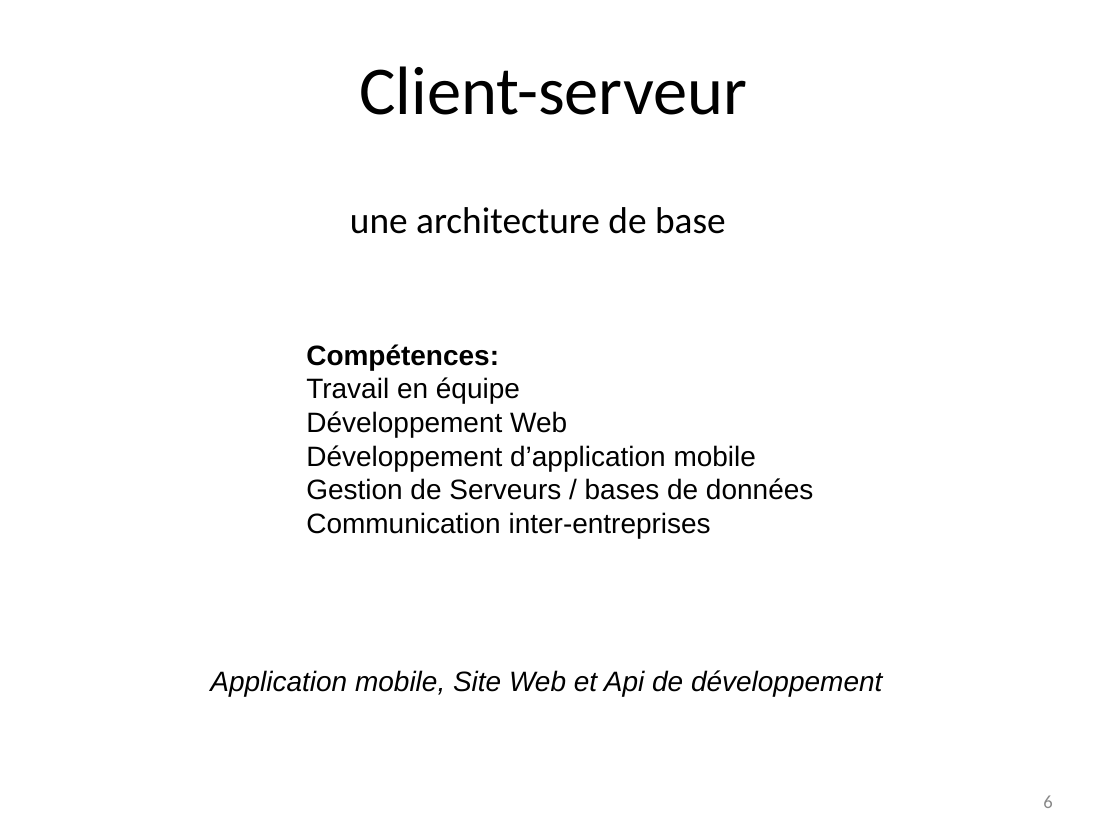
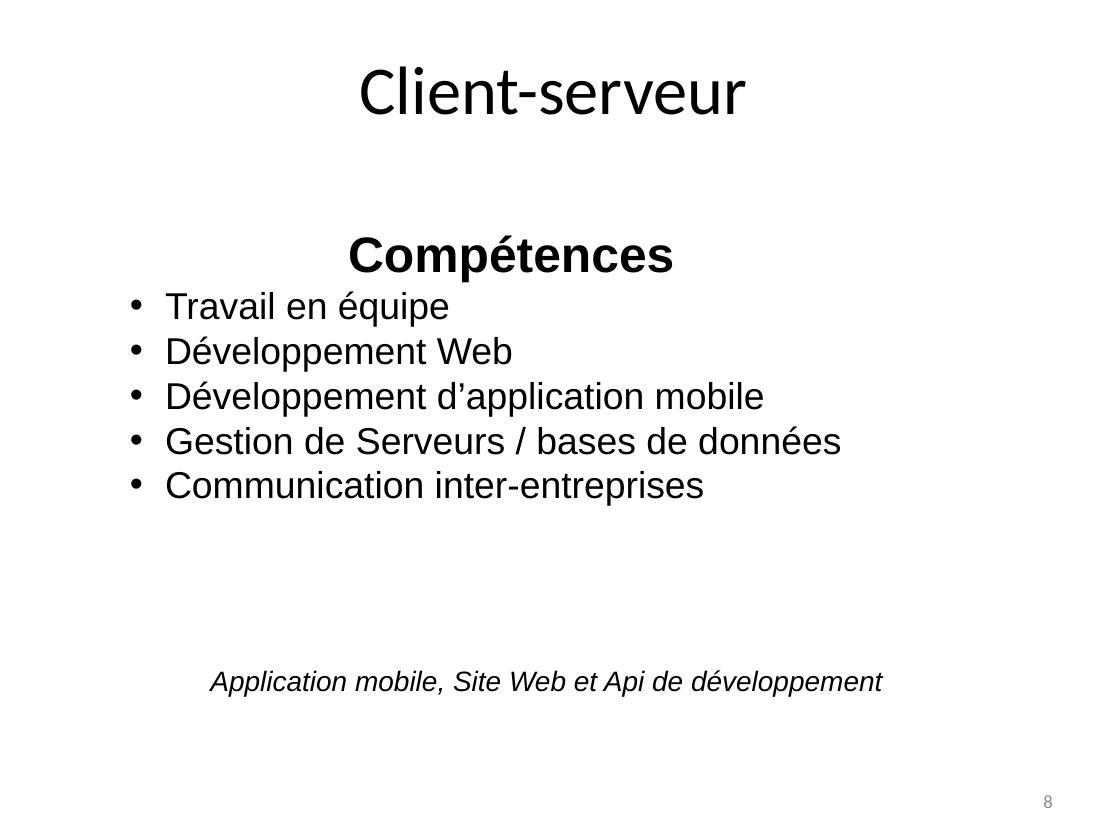
Before and after one commit to gestinronan/Projet-BMA, a slide deck: slide 8 of Documents/presentation BMA.pptx (slide 6 before the commit). Drawn at 1120x840 pixels with LibreOffice and Linux fonts; fonts in the diff are those of the drawing; background and template pictures are left out. Boxes give left, top, right and bottom in pixels: in the first picture for what was removed or moved away, otherwise in the second. Text is boxed around its words. In the diff, an @@ line names an element or a change of style, - is before the commit and + after.

```diff
--- a/Documents/presentation BMA.pptx
+++ b/Documents/presentation BMA.pptx
@@ text removed at (350, 207, 726, 234) @@
-une architecture de base
@@ text "Compétences": place and size @@
-text "Compétences" at (306, 344, 813, 538)
+text "Compétences" at (165, 235, 841, 506)
@@ text at (348, 235, 674, 282): text changed; size 18 to 32 pt @@
-Compétences:
+Compétences
@@ text at (165, 291, 841, 506): size 18 to 24 pt; bullet none to • @@
@@ page number at (1043, 795, 1052, 808): text changed @@
-6
+8
```
Also in this commit, not shown: 2 other slides changed, 2 slides added.
